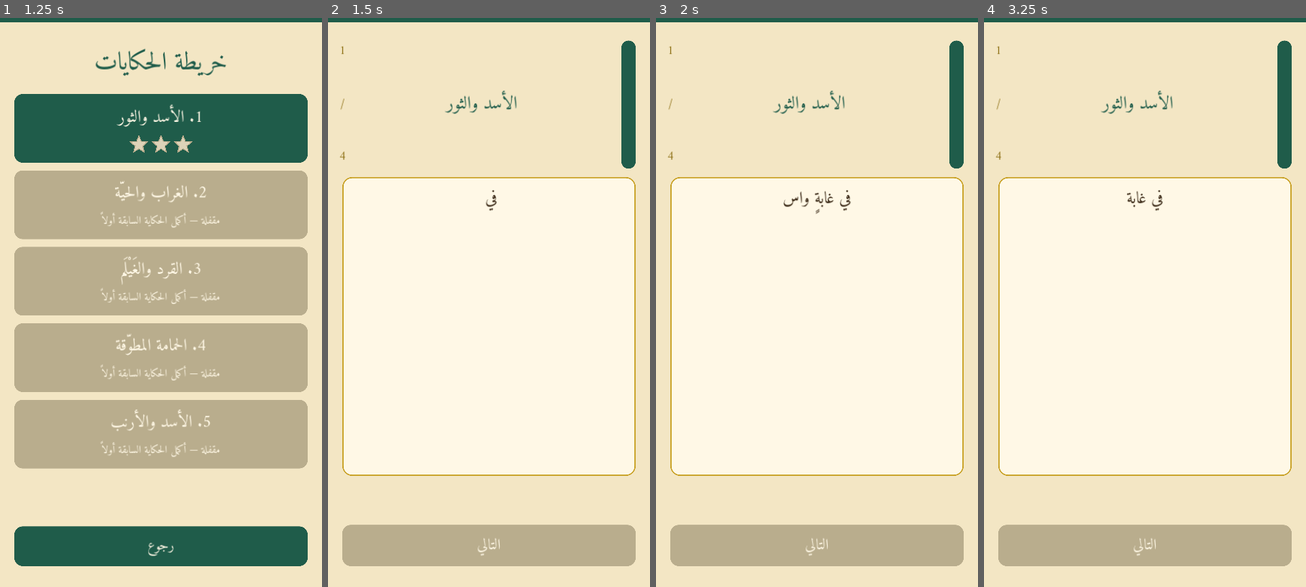
Above: before the commit, frames 1-4 (left to right).
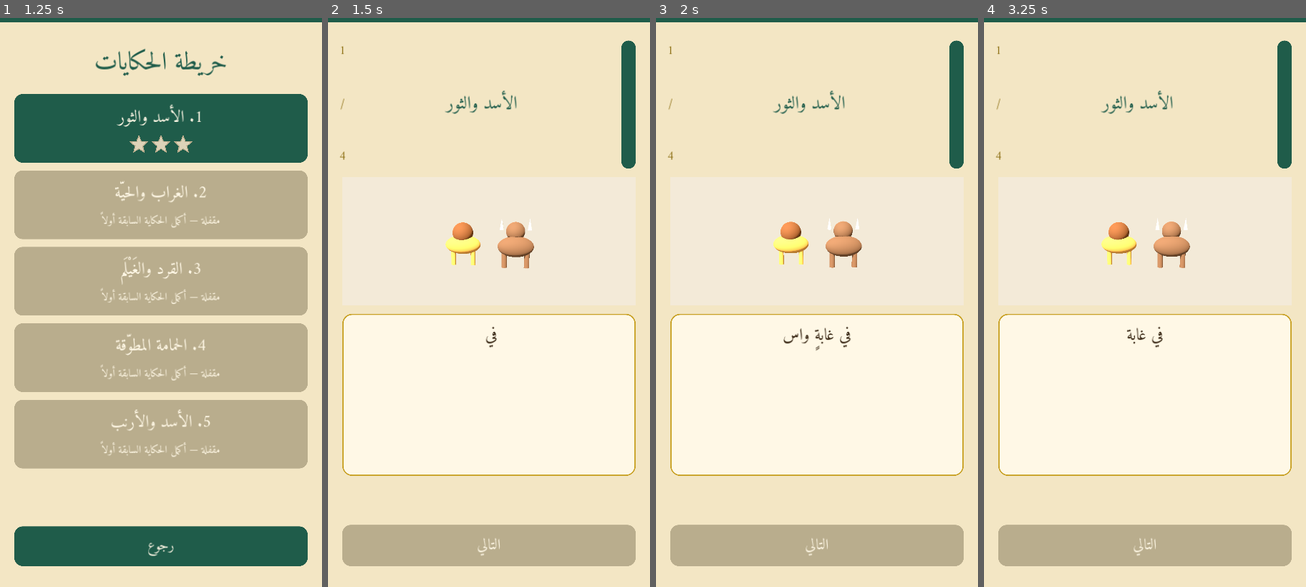
Above: after the commit, the same moments.

Repository: bdssmdkacem-dot/Kalila-Dimna
Game: Godot game, scene res://scenes/main_menu.tscn
Two runs of this game, one before a commit and one after it. Both use one fixed random seed, a clock stepped at 60 frames per second and the inputs below.
Inputs (mouse positions are in pixels of both pictures, inside the frame that each line leads up to):
- Up to frame 1 (1.25 s): click "ابدأ الحكايات" at 0.5 s
- Up to frame 2 (1.5 s): click (489, 126) at 1.25 s
- Up to frame 3 (2 s): no input
- Up to frame 4 (3.25 s): click "رجوع" at 2 s; click (1145, 126) at 2.75 s

Frame 1 is identical in both runs. In frame 2, 3.2% of the frame differs, in the area x 4-96%, y 27-58%; in frame 3, 3.4%, in the area x 4-96%, y 27-59%; in frame 4, 3.3%.

Commit message:
feat(story): show 3d animals for each story segment

Diff:
--- a/scenes/story_player.gd
+++ b/scenes/story_player.gd
@@ -21,6 +21,7 @@
 var next_btn: Button
 var replay_btn: Button
 var audio: AudioStreamPlayer
+var animal_stage: AnimalStage
 
 
 func _ready() -> void:
@@ -46,6 +47,10 @@
 	progress_lbl = UI.label("", 40, UI.C_GOLD_DARK)
 	progress_lbl.size_flags_horizontal = Control.SIZE_SHRINK_END
 	top.add_child(progress_lbl)
+
+	animal_stage = AnimalStage.new()
+	animal_stage.size_flags_horizontal = Control.SIZE_EXPAND_FILL
+	box.add_child(animal_stage)
 
 	var card := PanelContainer.new()
 	card.size_flags_vertical = Control.SIZE_EXPAND_FILL
@@ -94,6 +99,7 @@
 		return
 	var seg: Dictionary = segments[idx]
 	progress_lbl.text = "%d / %d" % [idx + 1, segments.size()]
+	animal_stage.show_segment(story.id, idx)
 	text_lbl.text = seg.text
 	text_lbl.visible_ratio = 0.0
 	feedback_lbl.text = ""
